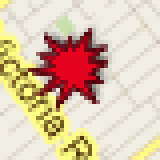
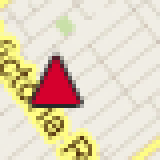
Before/after of a 160×160 layered artwork. What changed in the layer stack:
added layer "triangle_red" above "circle_blue" over [32, 56, 80, 104]
hid "splat_red" over [28, 28, 108, 112]
